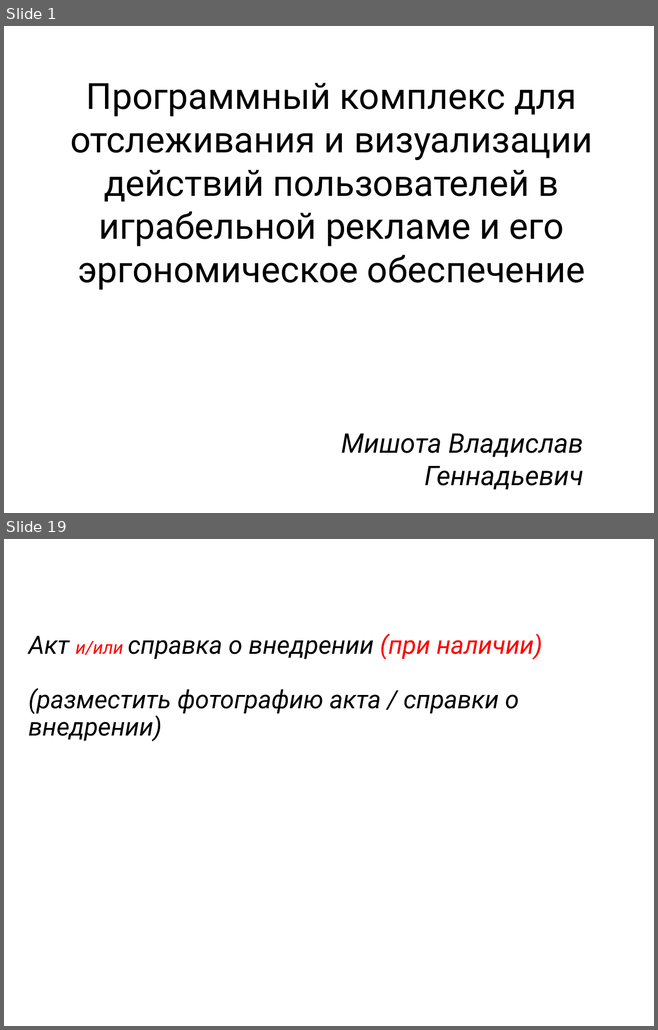
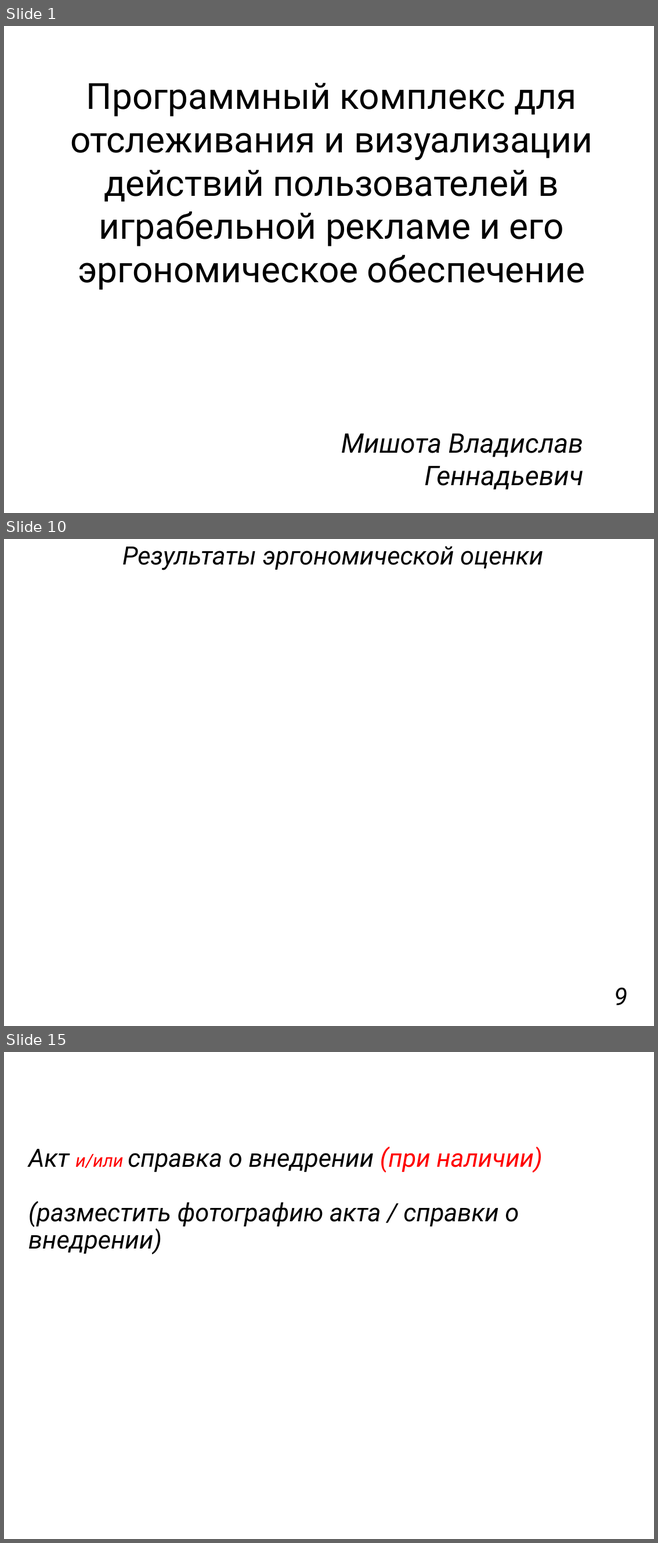
Before and after one commit to Vishota/diplom, a slide deck: презентация.pptx. Shown one above the other, each under a label of ours: slides 1 and 19 before the commit, slides 1, 10 and 15 after it; the slides between them are not shown. The pictures are 658x1030 and 658x1543 pixels, drawn with LibreOffice and Linux fonts; fonts in the diff are those of the drawing. Boxes give left, top, right and bottom in pixels: in the first picture for what was removed or moved away, otherwise in the second. Text is boxed around its words. In the diff, an @@ line names an element or a change of style, - is before the commit and + after.

```diff
--- a/презентация.pptx
+++ b/презентация.pptx
@@ slide 10 added at (4, 539, 654, 1026), background #FFFFFF @@
@@ text added at (122, 546, 543, 570), 28 pt, text #000000, italic @@
+Результаты эргономической оценки
@@ text added at (614, 987, 627, 1005), 27 pt, text #000000, italic @@
+9
@@ what was slide 19 is now slide 15 @@
```
Also in this commit, not shown: 6 slides changed, 6 other slides added, 11 slides removed, 6 other files.
